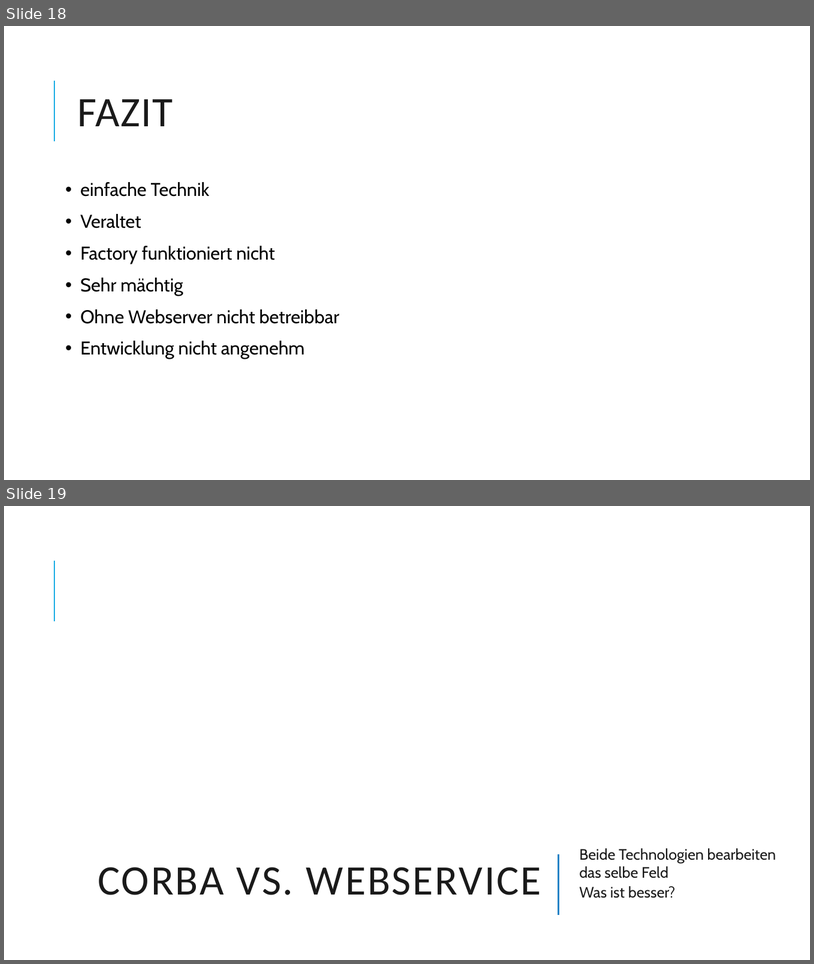
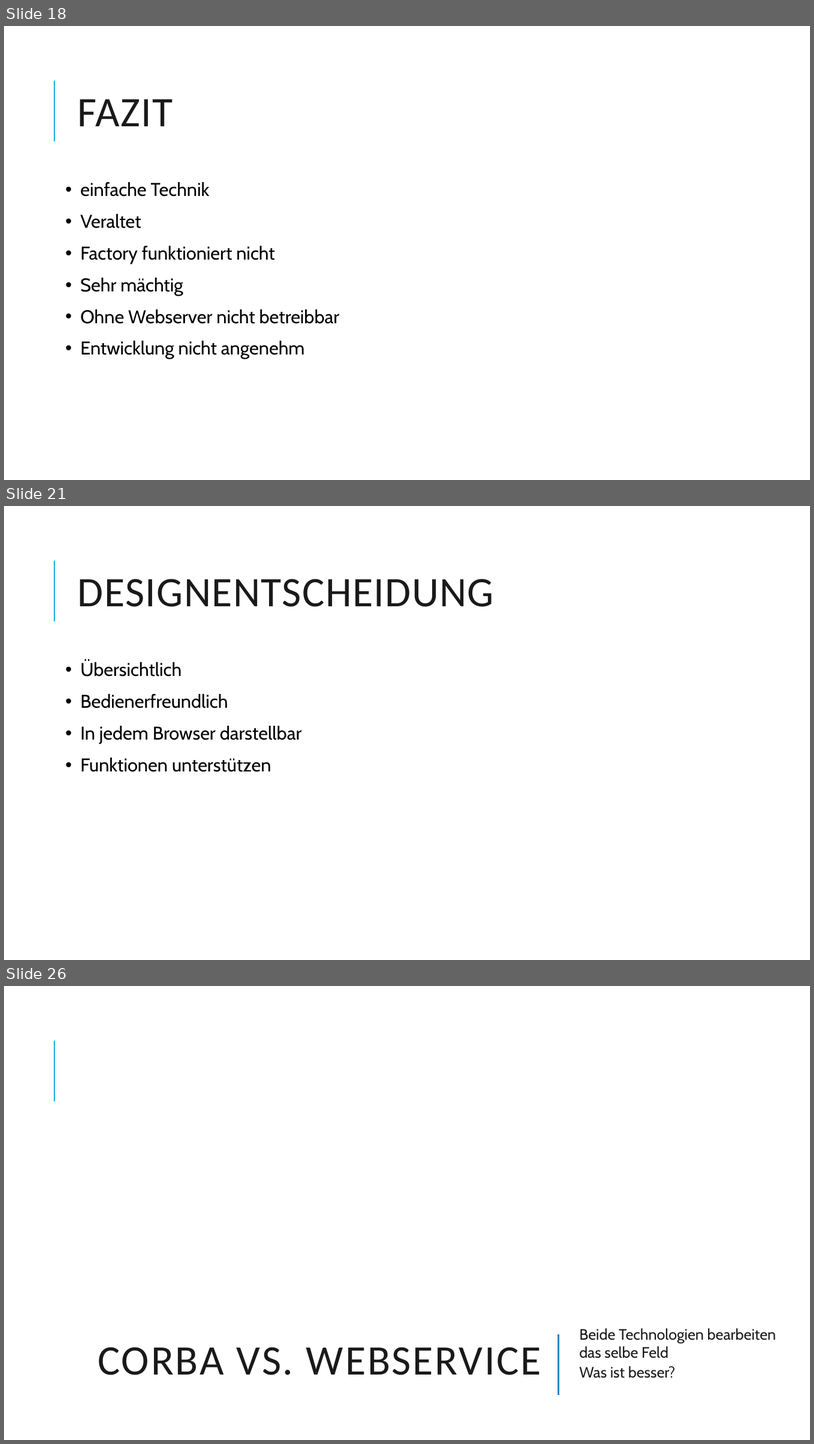
Before and after one commit to Dabjazz/SportsClubManager, a slide deck: Presentation/Presentation.pptx. Shown one above the other, each under a label of ours: slides 18 and 19 before the commit, slides 18, 21 and 26 after it; the slides between them are not shown. The pictures are 814x964 and 814x1444 pixels, drawn with LibreOffice and Linux fonts; fonts in the diff are those of the drawing; background and template pictures are left out. Boxes give left, top, right and bottom in pixels: in the first picture for what was removed or moved away, otherwise in the second. Text is boxed around its words. In the diff, an @@ line names an element or a change of style, - is before the commit and + after.

```diff
--- a/Presentation/Presentation.pptx
+++ b/Presentation/Presentation.pptx
@@ slide 21 added at (x1=4, y1=506, x2=810, y2=960), background #FFFFFF; not listed: 1 template element that a slide beside it also shows @@
@@ title added at (x1=78, y1=579, x2=494, y2=607), 50 pt, text #1A1A1A @@
+DESIGNENTSCHEIDUNG
@@ text added at (x1=80, y1=660, x2=302, y2=772), 22 pt, text #000000 @@
+• Übersichtlich
+• Bedienerfreundlich
+• In jedem Browser darstellbar
+• Funktionen unterstützen
@@ what was slide 19 is now slide 26 @@
```
Also in this commit, not shown: 2 slides changed, 7 other slides added.
